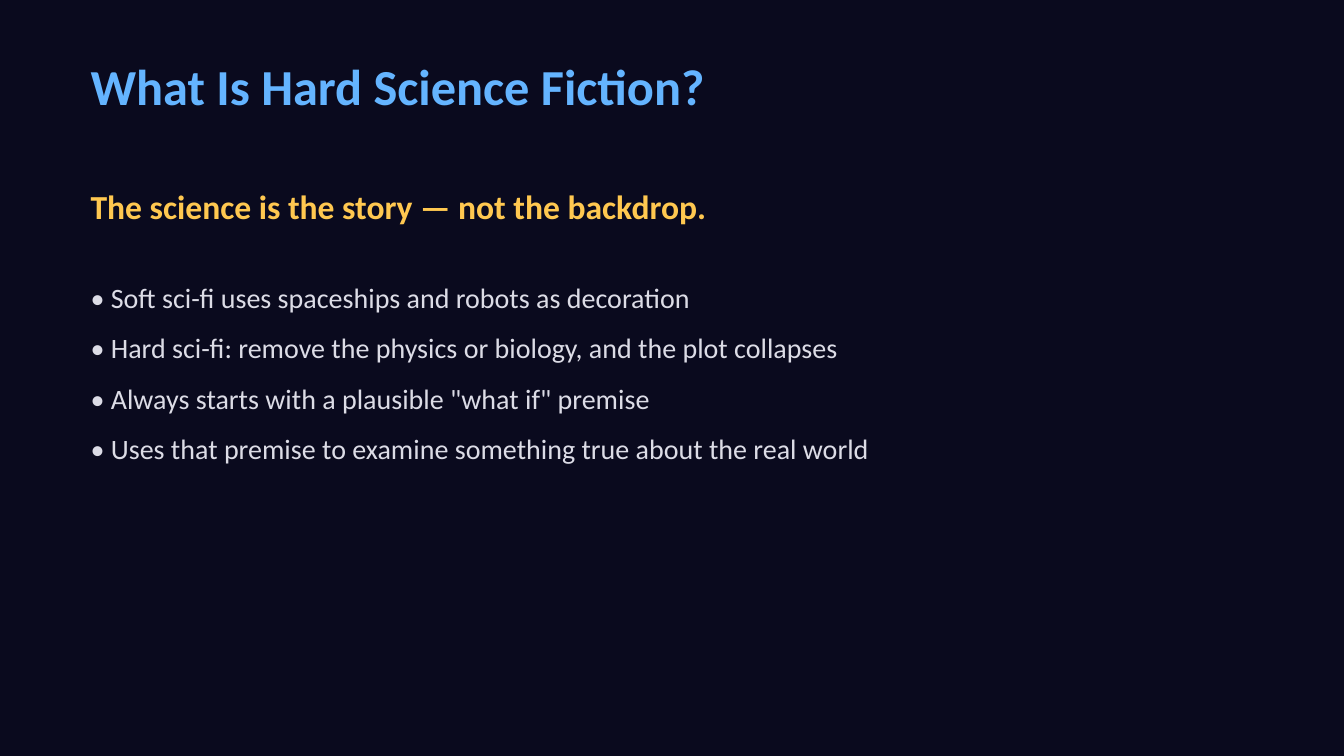
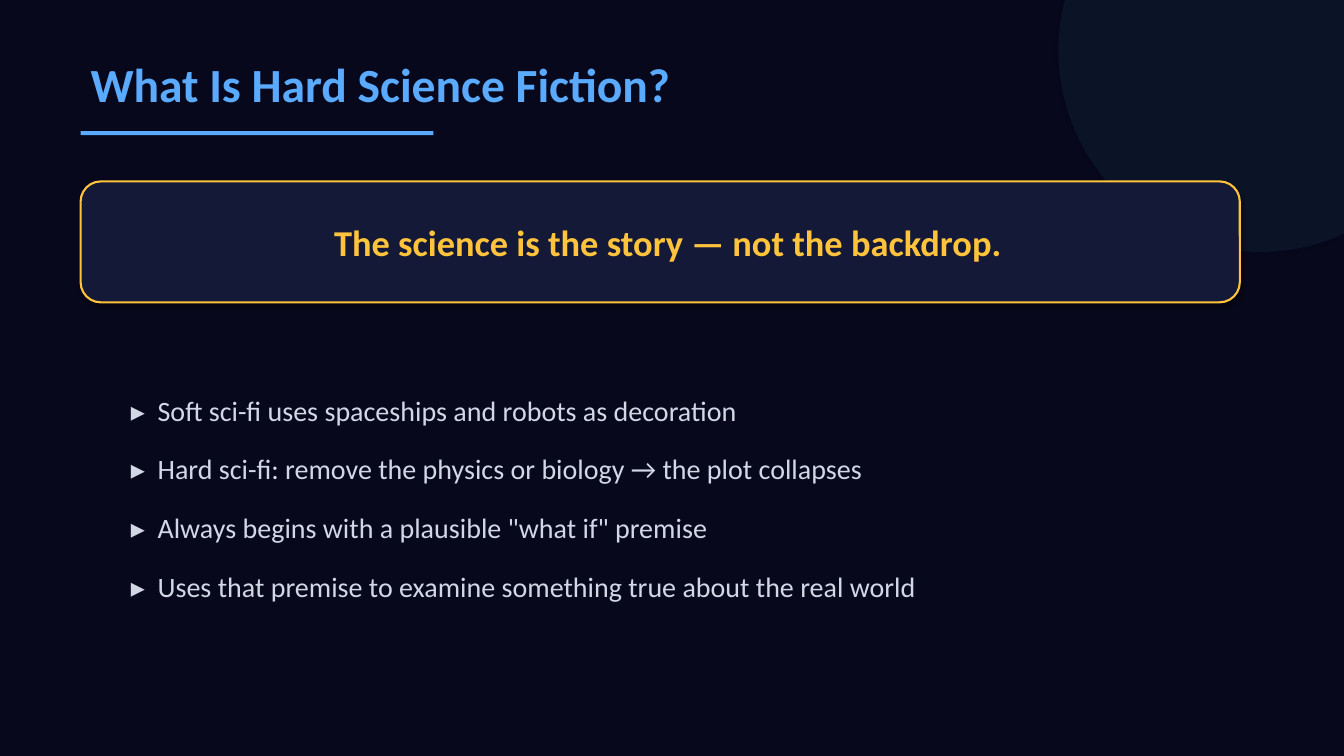
Before and after one commit to bunip91274/Password-Generator, a slide deck: slide 2 of Interstellar_Hard_SciFi_Presentation.pptx. Drawn at 1344x756 pixels with LibreOffice and Linux fonts; fonts in the diff are those of the drawing. Boxes give left, top, right and bottom in pixels: in the first picture for what was removed or moved away, otherwise in the second. Text is boxed around its words. In the diff, an @@ line names an element or a change of style, - is before the commit and + after.

```diff
--- a/Interstellar_Hard_SciFi_Presentation.pptx
+++ b/Interstellar_Hard_SciFi_Presentation.pptx
@@ background #0A0A1E to #08081C @@
@@ ellipse added at [1059, 0, 1344, 252], fill #50DCE6 at 6% opacity @@
@@ text "What Is Hard Science Fiction?" at [91, 68, 670, 103]: size 36 to 34 pt, text colour #64B4FF to #5AAAFF @@
@@ rectangle added at [81, 131, 434, 135], fill #5AAAFF @@
@@ rounded rectangle added at [81, 181, 1240, 302], fill #141937, outline #FFC33C 1.5 pt, 26 pt, text #FFC33C, bold @@
+The science is the story — not the backdrop.
@@ text at [158, 401, 916, 602]: text changed; text colour #DCDCE6 to #D2D7E6 @@
-The science is the story — not the backdrop.
-• Soft sci-fi uses spaceships and robots as decoration
-• Hard sci-fi: remove the physics or biology, and the plot collapses
-• Always starts with a plausible "what if" premise
-• Uses that premise to examine something true about the real world
+▸ Soft sci-fi uses spaceships and robots as decoration
+▸ Hard sci-fi: remove the physics or biology → the plot collapses
+▸ Always begins with a plausible "what if" premise
+▸ Uses that premise to examine something true about the real world
```
Also in this commit, not shown: 11 other slides changed, 1 other file.
